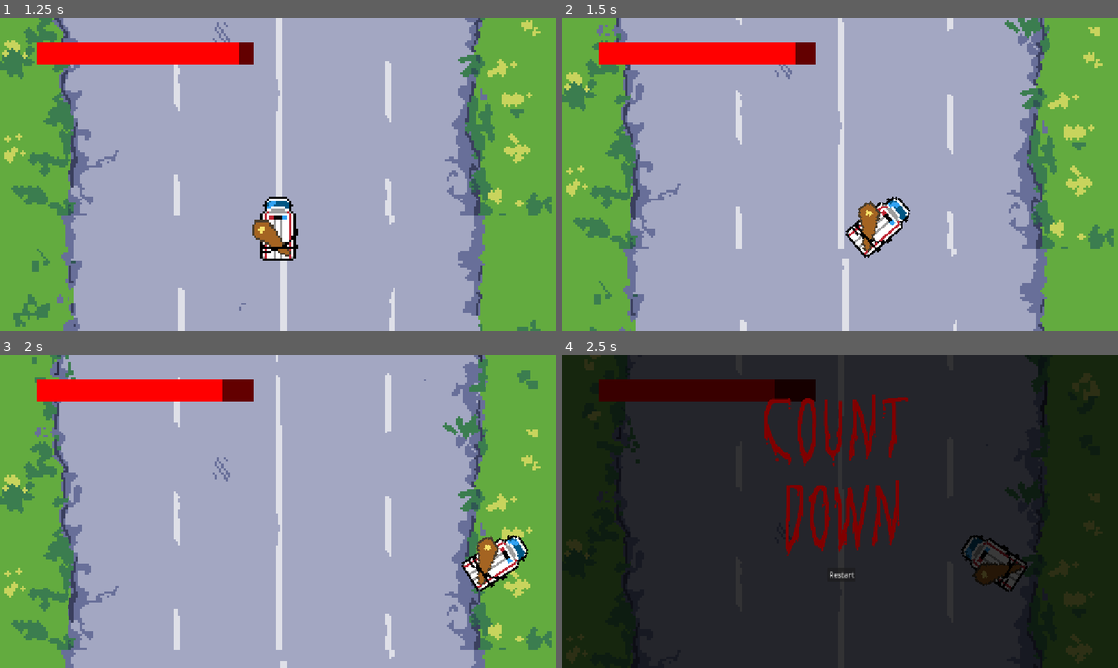
Above: before the commit, frames 1-4 (two rows, left to right).
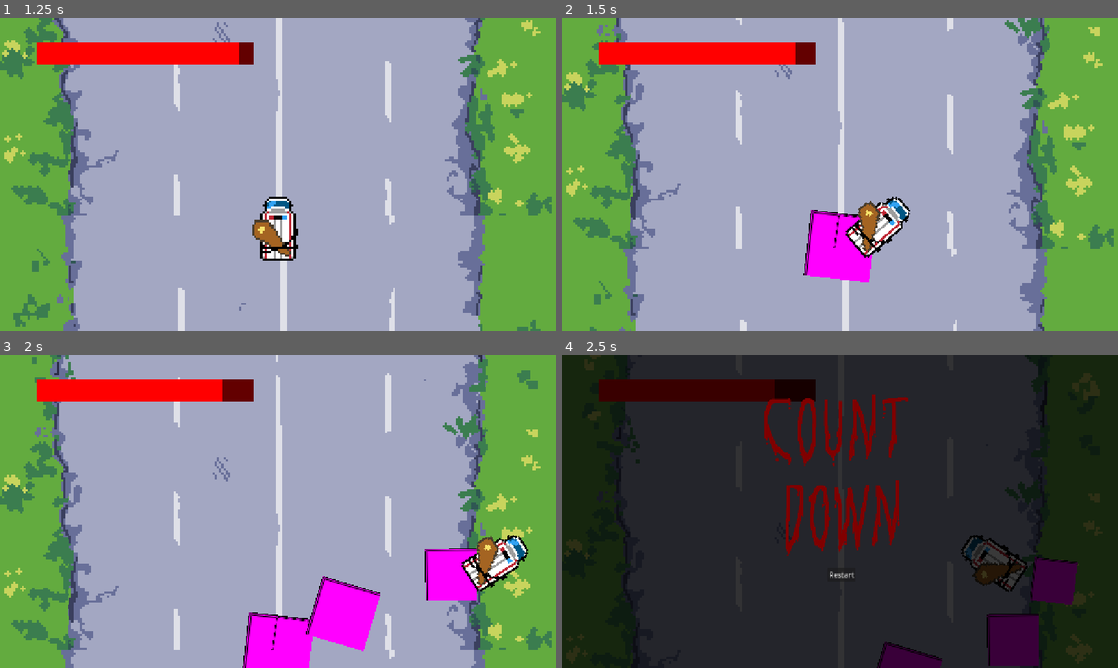
Above: after the commit, the same moments.

Repository: danielcannell/dracula-dash
Game: Godot game, scene res://scenes/title.tscn
Two runs of this game, one before a commit and one after it. Both use one fixed random seed, a clock stepped at 60 frames per second and the inputs below.
Inputs (mouse positions are in pixels of both pictures, inside the frame that each line leads up to):
- Up to frame 1 (1.25 s): click "Start Game" at 0.5 s
- Up to frame 2 (1.5 s): tap Enter (ui_accept) at 1.25, 1.35 s; move the mouse to (962, 158) at 1.27 s; hold Right (turn_right) from 1.28 s (still down); click (962, 158) at 1.42 s
- Up to frame 3 (2 s): keep holding Right (turn_right); tap Enter (ui_accept) at 1.52, 1.82 s
- Up to frame 4 (2.5 s): move the mouse to (728, 527) at 2.02 s; release Right (turn_right) at 2.03 s; hold Left (turn_left) from 2.03 s (still down); tap X at 2.1 s; tap Enter (ui_accept) at 2.27, 2.3 s

Frame 1 is identical in both runs. In frame 2, 2.0% of the frame differs, in the area x 43-56%, y 61-85%; in frame 3, 5.4%, in the area x 43-86%, y 61-100%; in frame 4, 3.3%.

Commit message:
Add placeholder splat spawner

Diff:
--- a/scenes/main.gd
+++ b/scenes/main.gd
@@ -10,6 +10,8 @@
 
 # Called every frame. 'delta' is the elapsed time since the previous frame.
 func _process(delta: float) -> void:
+	if Input.is_action_just_pressed("ui_accept"):
+		$SplatSpawner.splat($Dracula.global_position)
 	pass
 
 func _input(event: InputEvent) -> void:
--- a/scenes/main.tscn
+++ b/scenes/main.tscn
@@ -5,8 +5,10 @@
 [ext_resource type="PackedScene" uid="uid://cltc60dk0p1d7" path="res://scenes/road.tscn" id="2_0wfyh"]
 [ext_resource type="Script" uid="uid://chqdm3clajktx" path="res://scripts/obstacle_spawner.gd" id="3_sugp2"]
 [ext_resource type="PackedScene" uid="uid://bvmdp7pumjbuj" path="res://scenes/healthbar.tscn" id="4_jyhfs"]
+[ext_resource type="Script" uid="uid://cgynn8mbyg10c" path="res://scenes/splat_spawner.gd" id="6_o6xl0"]
 [ext_resource type="PackedScene" uid="uid://b3u2bjsc67og3" path="res://scenes/obstacle.tscn" id="6_tefeu"]
 [ext_resource type="PackedScene" uid="uid://r0t5e0ujtalw" path="res://scenes/death.tscn" id="5_tbgi4"]
+[ext_resource type="PackedScene" uid="uid://b06ix0lf0wpck" path="res://scenes/splat.tscn" id="7_tipki"]
 
 [node name="Main" type="Node" unique_id=197559345]
 script = ExtResource("1_0wfyh")
@@ -20,6 +22,10 @@
 obstacle_scene = ExtResource("6_tefeu")
 
 [node name="SpawnTimer" type="Timer" parent="ObstacleSpawner" unique_id=1934615549]
+
+[node name="SplatSpawner" type="Node2D" parent="." unique_id=785628909]
+script = ExtResource("6_o6xl0")
+splat_scene = ExtResource("7_tipki")
 
 [node name="Dracula" parent="." unique_id=199222267 instance=ExtResource("1_o5qli")]
 position = Vector2(0, 100)
--- /dev/null
+++ b/scenes/splat.gd
@@ -0,0 +1,8 @@
+extends Node2D
+
+var scroll_speed := 300.0
+
+func _process(delta: float) -> void:
+	position.y += scroll_speed * delta
+	if position.y > 1000:
+		queue_free()
--- /dev/null
+++ b/scenes/splat.tscn
@@ -0,0 +1,13 @@
+[gd_scene format=3 uid="uid://b06ix0lf0wpck"]
+
+[ext_resource type="Script" uid="uid://cbfad5hq8jytq" path="res://scenes/splat.gd" id="1_5x0i3"]
+
+[sub_resource type="PlaceholderTexture2D" id="PlaceholderTexture2D_8sh5f"]
+size = Vector2(64, 64)
+
+[node name="Splat" type="Node2D" unique_id=2425604]
+script = ExtResource("1_5x0i3")
+scroll_speed = null
+
+[node name="Sprite2D" type="Sprite2D" parent="." unique_id=1577698897]
+texture = SubResource("PlaceholderTexture2D_8sh5f")
--- /dev/null
+++ b/scenes/splat_spawner.gd
@@ -0,0 +1,13 @@
+extends Node2D
+
+@export var splat_scene: PackedScene
+@export var scroll_speed := 300.0
+
+func splat(pos: Vector2) -> void:
+	var splat = splat_scene.instantiate()
+	add_child(splat)
+
+	var scale = randf_range(0.8, 2.5)
+	splat.transform = Transform2D(randf_range(-0.3, 0.3), Vector2.ZERO).scaled(Vector2(scale, scale))
+	splat.global_position = pos
+	splat.scroll_speed = scroll_speed
Not shown, added: scenes/splat.gd.uid
Not shown, added: scenes/splat_spawner.gd.uid
